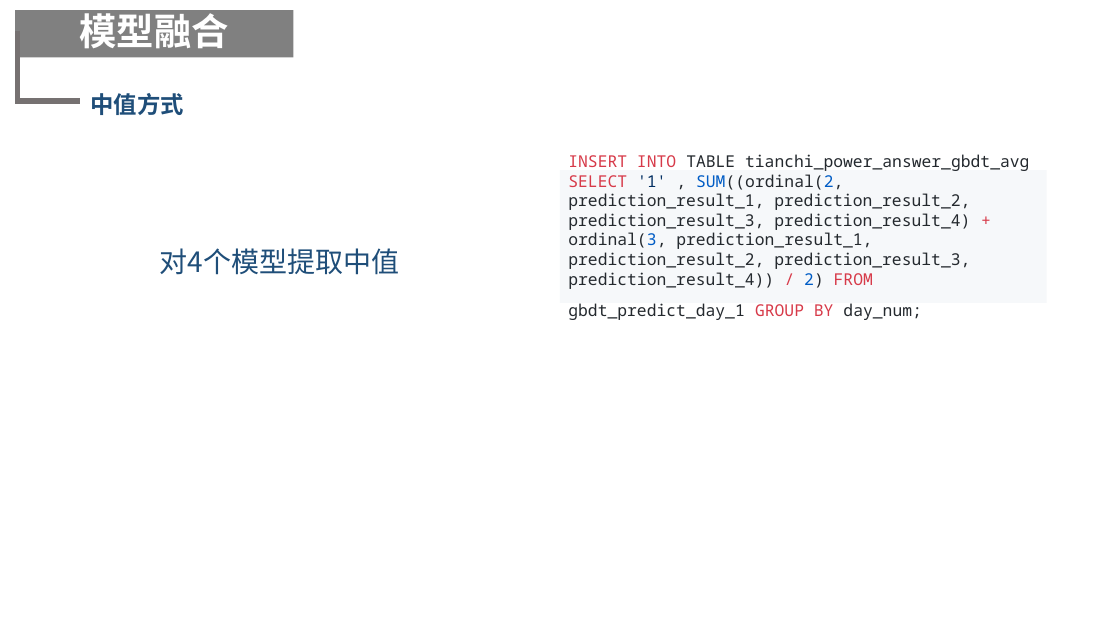
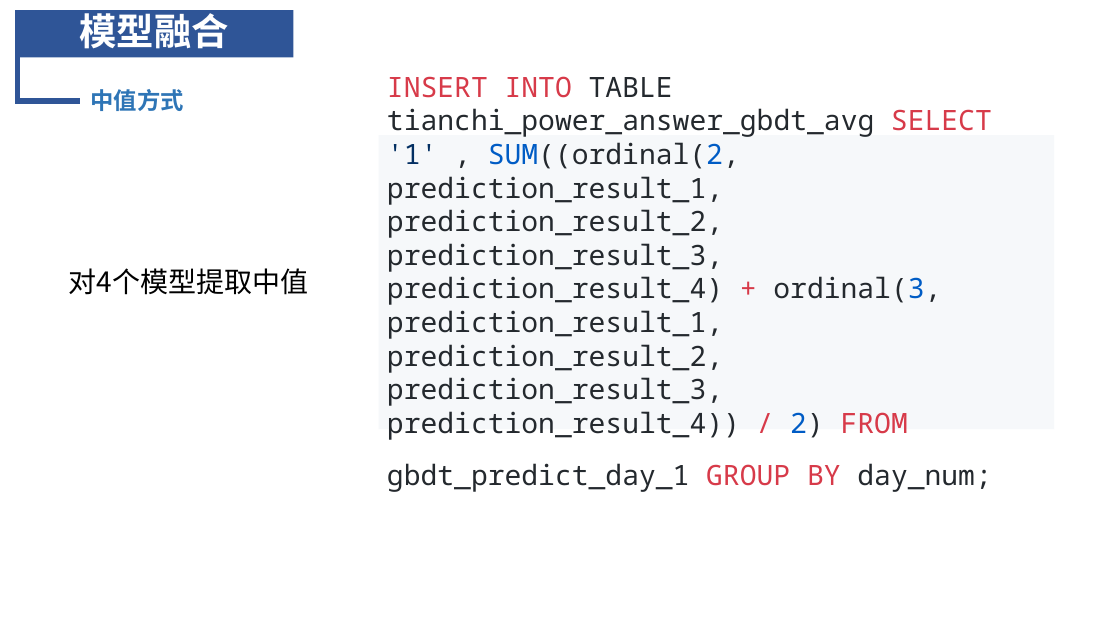
Before and after one commit to lvniqi/tianchi_power, a slide deck: slide 26 of presentation.pptx. Drawn at 1120x630 pixels with LibreOffice and Linux fonts; fonts in the diff are those of the drawing; background and template pictures are left out. Boxes give left, top, right and bottom in pixels: in the first picture for what was removed or moved away, otherwise in the second. Text is boxed around its words. In the diff, an @@ line names an element or a change of style, - is before the commit and + after.

```diff
--- a/presentation.pptx
+++ b/presentation.pptx
@@ rectangle "模型融合" at [15,10,293,57]: fill #808080 to #2F5597 @@
@@ elbow line (18, 31) - (80, 101): stroke #767171 4.5 pt to #2F5597 4.5 pt @@
@@ text "中值方式" at [90,89,183,111]: text colour #1F4E79 to #2E75B6; line spacing 0.9 to 1; vertical alignment middle to top @@
@@ rectangle "INSERT INTO TABLE tianchi_power_answer_gbdt_avg SELECT ...": place and size @@
-rectangle "INSERT INTO TABLE tianchi_power_answer_gbdt_avg SELECT ..." at [560,171,1047,303]
+rectangle "INSERT INTO TABLE tianchi_power_answer_gbdt_avg SELECT ..." at [379,135,1054,429]
@@ rectangle "INSERT INTO TABLE tianchi_power_answer_gbdt_avg SELECT ..." at [379,135,1054,429]: size 14 to 24 pt @@
@@ text "对4个模型提取中值": place and size @@
-text "对4个模型提取中值" at [159,248,399,275]
+text "对4个模型提取中值" at [69,268,309,295]
@@ text "对4个模型提取中值" at [69,268,309,295]: text colour #1F4E79 to #000000 @@
```
Also in this commit, not shown: 27 other slides changed.
